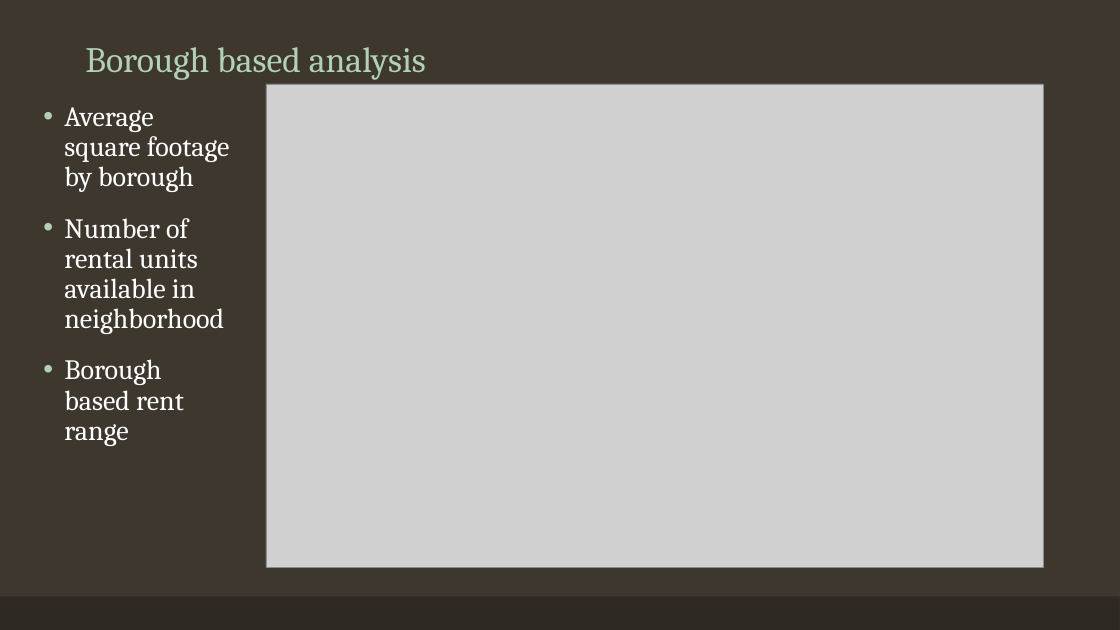
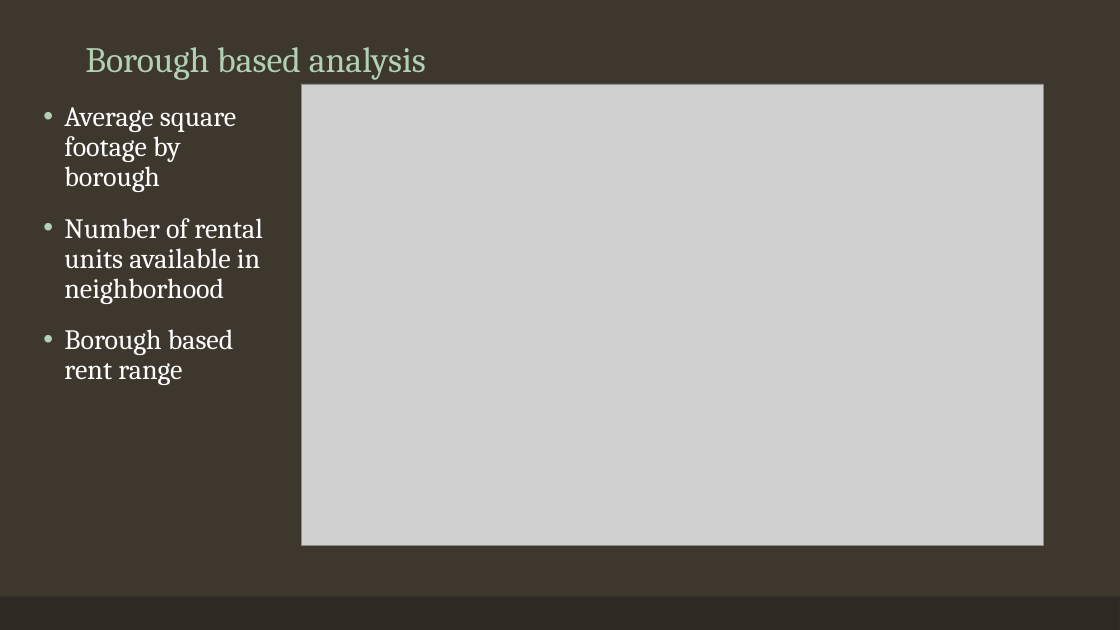
Before and after one commit to RussellMcGrath/proj_3_NYC_apartments, a slide deck: slide 6 of Presentation/Project3.pptx. Drawn at 1120x630 pixels with LibreOffice and Linux fonts; fonts in the diff are those of the drawing; grey boxes stand for pictures. Boxes give left, top, right and bottom in pixels: in the first picture for what was removed or moved away, otherwise in the second. Text is boxed around its words. In the diff, an @@ line names an element or a change of style, - is before the commit and + after.

```diff
--- a/Presentation/Project3.pptx
+++ b/Presentation/Project3.pptx
@@ picture: place and size @@
-picture at <box>266,84,1044,568</box>
+picture at <box>301,84,1043,546</box>
@@ text "Average square footage by borough" rewrapped from <box>64,107,229,446</box> to <box>64,107,262,385</box> @@
```
Also in this commit, not shown: 2 other slides changed, 1 slide added, 1 other file.
